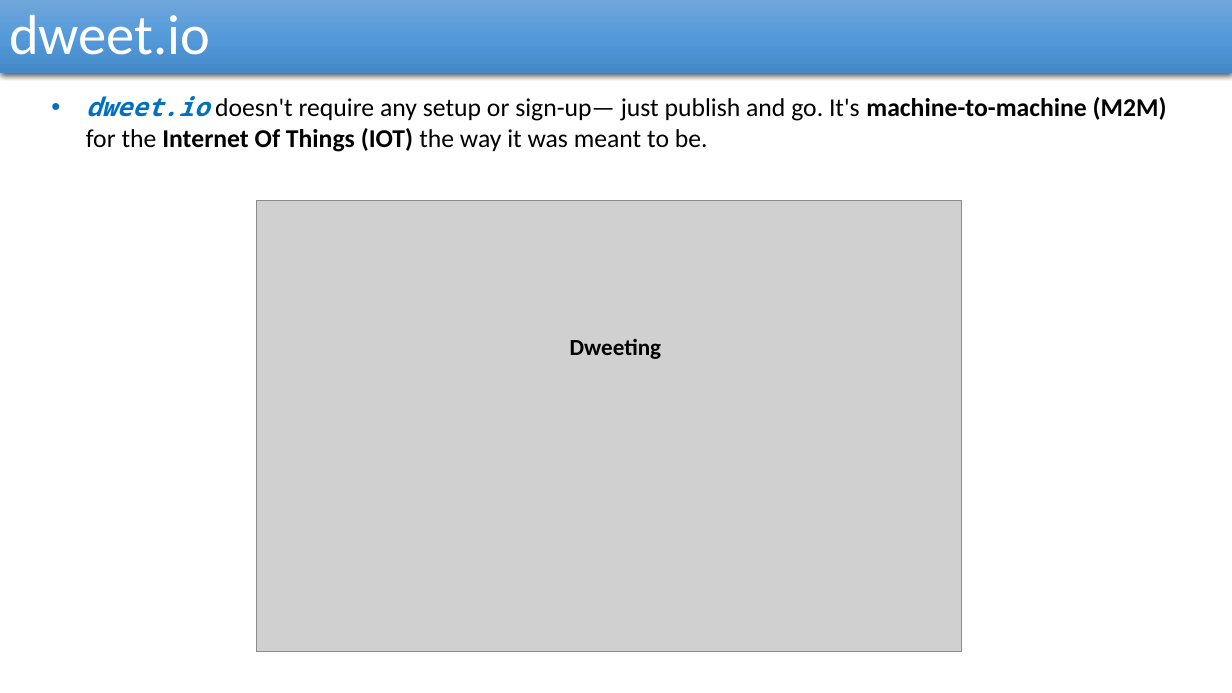
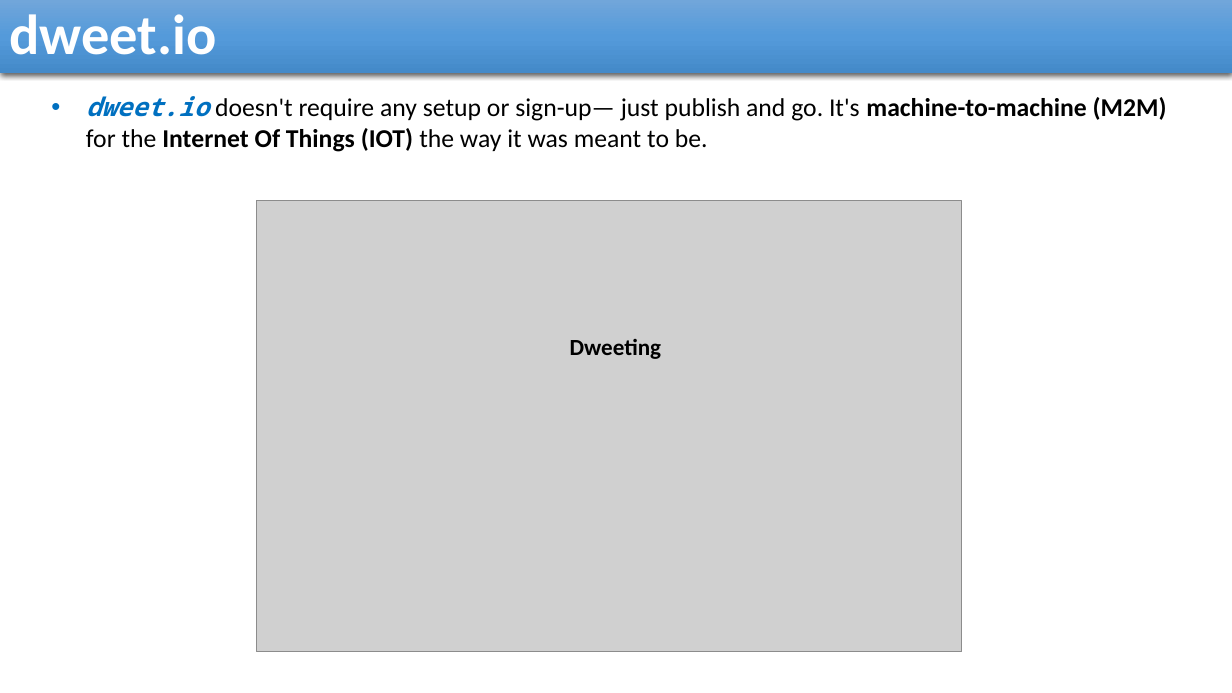
Before and after one commit to reza-arjmandi/rpi-course, a slide deck: slide 8 of session4/presentaion/Internet_Of_Things.pptx. Drawn at 1232x693 pixels with LibreOffice and Linux fonts; fonts in the diff are those of the drawing; grey boxes stand for pictures. Boxes give left, top, right and bottom in pixels: in the first picture for what was removed or moved away, otherwise in the second. Text is boxed around its words. In the diff, an @@ line names an element or a change of style, - is before the commit and + after.

```diff
--- a/session4/presentaion/Internet_Of_Things.pptx
+++ b/session4/presentaion/Internet_Of_Things.pptx
@@ rectangle "dweet.io" at [0, 0, 1232, 73]: bold on @@
```
Also in this commit, not shown: 21 other slides changed, 16 other files.
